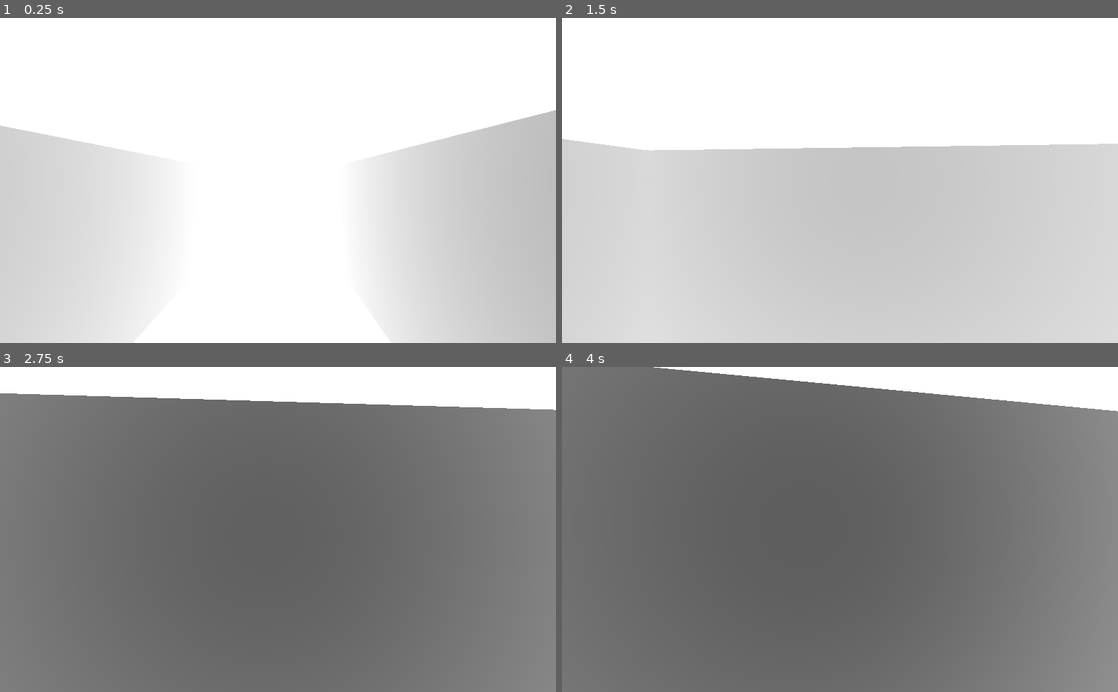
Above: before the commit, frames 1-4 (two rows, left to right).
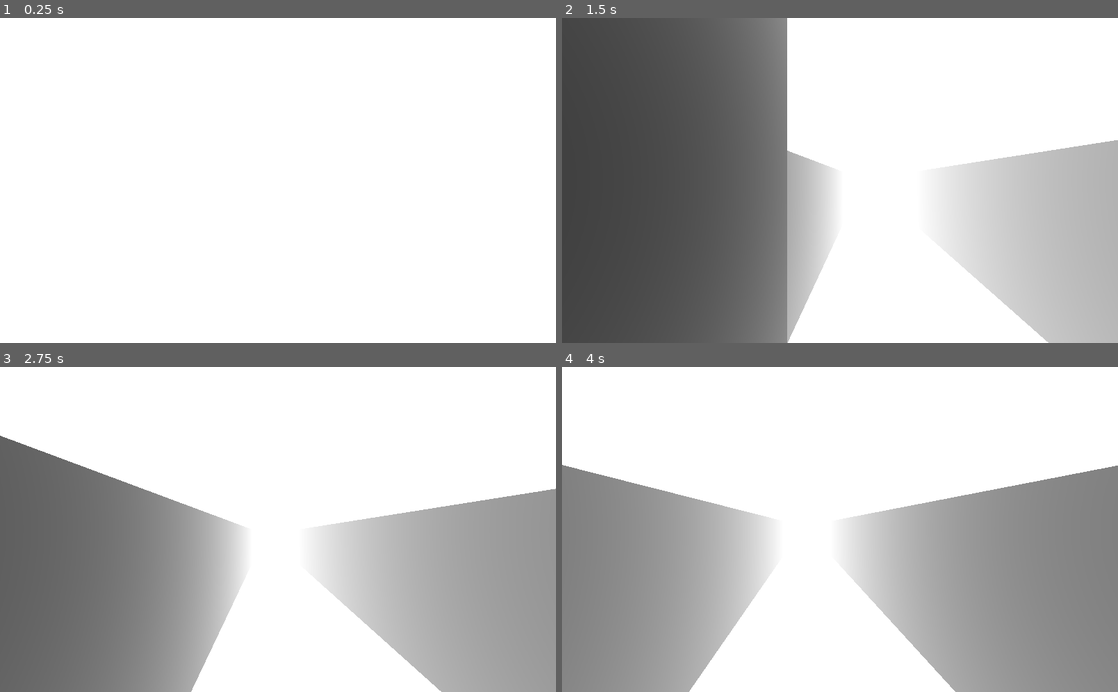
Above: after the commit, the same moments.

Repository: SmBe19/AJ8
Game: Godot game, scene res://scn/Root.tscn
The game is run twice, just before and just after one commit, with the same random seed, the same clock (stepped at 60 frames per second) and the same inputs.
Inputs (mouse positions are in pixels of both pictures, inside the frame that each line leads up to):
- Up to frame 1 (0.25 s): no input
- Up to frame 2 (1.5 s): tap Enter at 0.5 s; move the mouse to (867, 180) at 0.52 s; hold Up (ui_up) from 0.53 s (still down); click (867, 180) at 0.6 s; move the mouse to (812, 180) at 1.27 s; click (812, 180) at 1.35 s
- Up to frame 3 (2.75 s): keep holding Up (ui_up); move the mouse to (289, 523) at 2.02 s; click (289, 523) at 2.1 s
- Up to frame 4 (4 s): keep holding Up (ui_up); move the mouse to (834, 536) at 2.77 s; click (834, 536) at 2.85 s; move the mouse to (878, 532) at 3.52 s; click (878, 532) at 3.6 s

The runs differ from the first frame. In frame 1, 33% of the frame differs, in the area x 0-100%, y 28-100%; in frame 2, 64%; in frame 3, 70%; in frame 4, 78%, in the area x 0-100%, y 0-100%.
Error after the commit: Invalid call. Nonexistent function 'move_and_collide' in base 'StaticBody'. (res://src/jumparea.gd:7)

Commit message:
implement infinite paths

Diff:
--- a/scn/World.tscn
+++ b/scn/World.tscn
@@ -1,9 +1,10 @@
-[gd_scene load_steps=9 format=2]
+[gd_scene load_steps=10 format=2]
 
 [ext_resource path="res://src/Player.gd" type="Script" id=1]
-[ext_resource path="res://msh/level.obj" type="ArrayMesh" id=2]
+[ext_resource path="res://msh/level_col.obj" type="ArrayMesh" id=2]
 [ext_resource path="res://mat/depth_red.tres" type="Material" id=3]
 [ext_resource path="res://mat/depth.tres" type="Material" id=4]
+[ext_resource path="res://scn/jumparea.tscn" type="PackedScene" id=5]
 [ext_resource path="res://scn/upgrade.tscn" type="PackedScene" id=6]
 
 [sub_resource type="CapsuleShape" id=3]
@@ -17,7 +18,7 @@
 [node name="World" type="Spatial"]
 
 [node name="Player" type="KinematicBody" parent="."]
-transform = Transform( -4.37114e-08, 0, 1, 0, 1, 0, -1, 0, -4.37114e-08, 3, -20, 0 )
+transform = Transform( -4.37114e-08, 0, 1, 0, 1, 0, -1, 0, -4.37114e-08, 3, -20, 20 )
 script = ExtResource( 1 )
 mat_depth = [ ExtResource( 4 ), ExtResource( 3 ) ]
 
@@ -36,7 +37,6 @@
 [node name="level_col" type="MeshInstance" parent="CollisionLvl"]
 mesh = ExtResource( 2 )
 material/0 = ExtResource( 4 )
-material/1 = ExtResource( 4 )
 
 [node name="CollisionShape" type="CollisionShape" parent="CollisionLvl"]
 shape = SubResource( 4 )
@@ -64,3 +64,27 @@
 
 [node name="upgrade4" parent="." instance=ExtResource( 6 )]
 transform = Transform( 1, 0, 0, 0, 1, 0, 0, 0, 1, -302, 1, 12 )
+
+[node name="jumparea1" parent="." instance=ExtResource( 5 )]
+transform = Transform( 1, 0, 0, 0, 1, 0, 0, 0, 1, -44, -20, 18 )
+jumpDir = Vector3( 1, 0, 0 )
+
+[node name="jumparea2" parent="." instance=ExtResource( 5 )]
+transform = Transform( 1, 0, 0, 0, 1, 0, 0, 0, 1, 7, -20, 61 )
+jumpDir = Vector3( 0, 0, -1 )
+
+[node name="jumparea3" parent="." instance=ExtResource( 5 )]
+transform = Transform( 1, 0, 0, 0, 1, 0, 0, 0, 1, 48, -20, 18 )
+jumpDir = Vector3( -1, 0, 0 )
+
+[node name="jumparea4" parent="." instance=ExtResource( 5 )]
+transform = Transform( 1, 0, 0, 0, 1, 0, 0, 0, 1, 42, -20, 52 )
+jumpDir = Vector3( -1, 0, -1 )
+
+[node name="jumparea5" parent="." instance=ExtResource( 5 )]
+transform = Transform( 1, 0, 0, 0, 1, 0, 0, 0, 1, -27, -20, -16 )
+jumpDir = Vector3( 1, 0, 1 )
+
+[node name="jumparea6" parent="." instance=ExtResource( 5 )]
+transform = Transform( 1, 0, 0, 0, 1, 0, 0, 0, 1, 42, -20, -16 )
+jumpDir = Vector3( -1, 0, 1 )
--- /dev/null
+++ b/scn/jumparea.tscn
@@ -0,0 +1,13 @@
+[gd_scene load_steps=3 format=2]
+
+[ext_resource path="res://src/jumparea.gd" type="Script" id=1]
+
+[sub_resource type="BoxShape" id=1]
+extents = Vector3( 2, 2, 2 )
+
+[node name="jumparea1" type="Area"]
+script = ExtResource( 1 )
+
+[node name="CollisionShape" type="CollisionShape" parent="."]
+shape = SubResource( 1 )
+[connection signal="body_entered" from="." to="." method="_on_body_entered"]
--- a/src/Player.gd
+++ b/src/Player.gd
@@ -111,10 +111,10 @@
 	match level:
 		0:
 			self.new_far = 5
-			self.new_correction = 1
+			self.new_correction = 0.5
 		1:
 			self.new_far = 15
-			self.new_correction = 1
+			self.new_correction = 0.4
 		2:
 			self.new_far = 40
 			self.new_correction = 0.25
--- /dev/null
+++ b/src/jumparea.gd
@@ -0,0 +1,7 @@
+extends Area
+
+export(Vector3) var jumpDir
+const JUMP_DIST = 20
+
+func _on_body_entered(body):
+	body.move_and_collide(self.jumpDir * JUMP_DIST)
